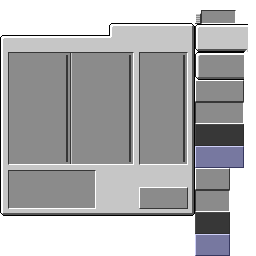
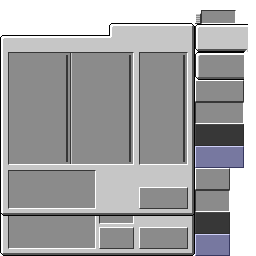
Layered file, before and after one edit (256px x 256px). Changes by layer:
showed "Base" over (0, 213, 195, 256)
